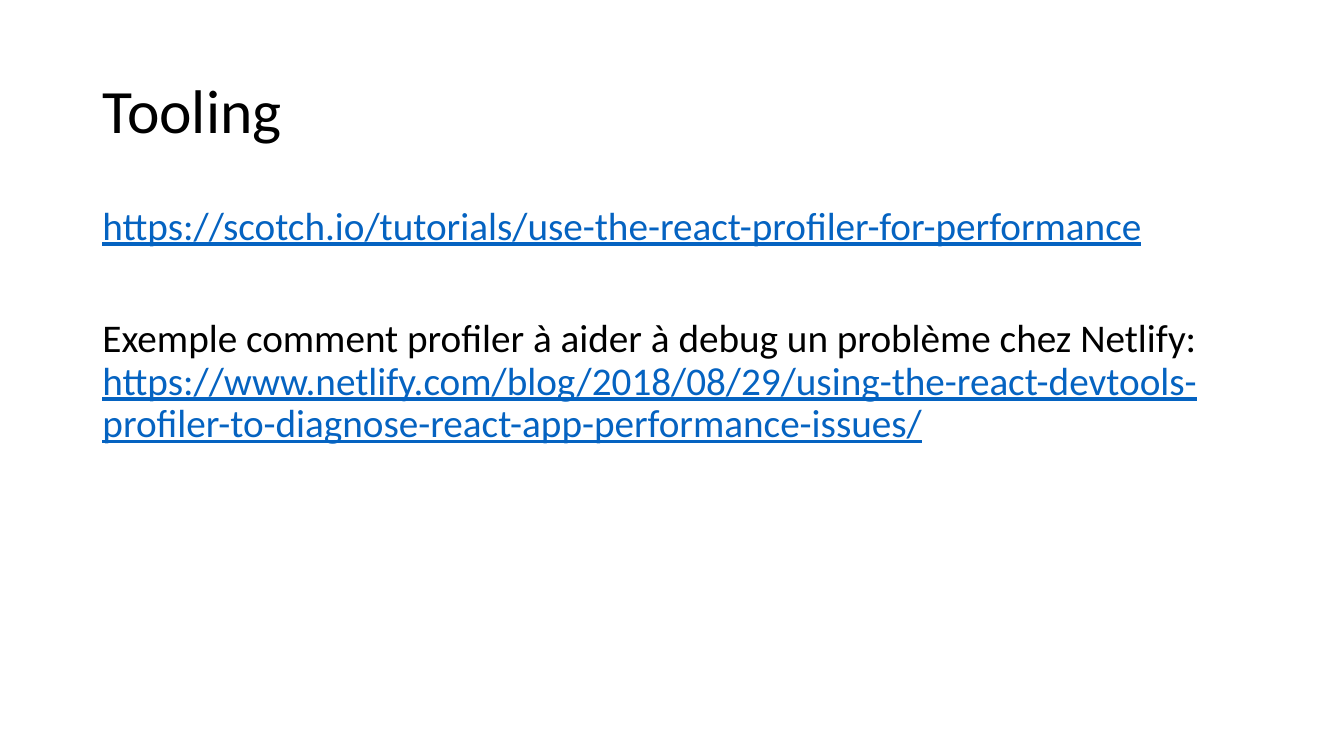
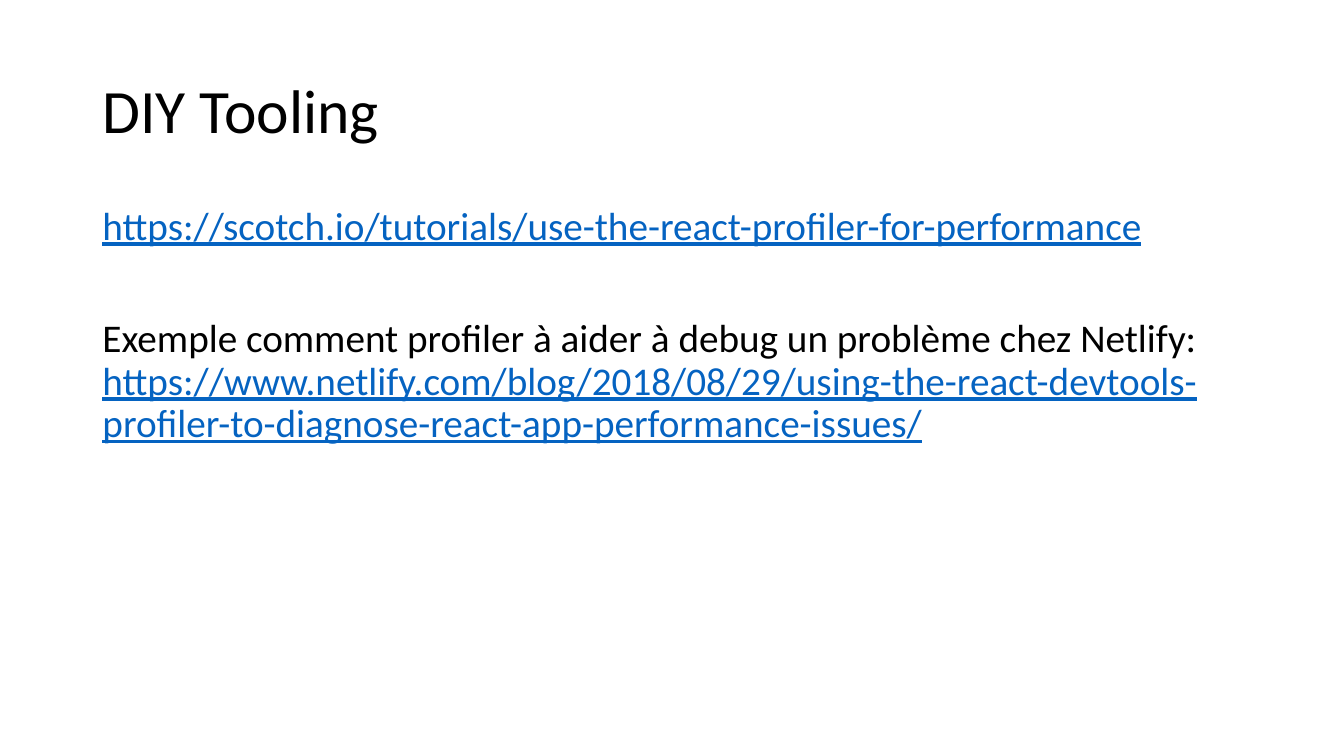
Before and after one commit to samuelgaudreau/formation-front-end-3, a slide deck: slide 35 of part-2/React-Perfo.pptx (slide 23 before the commit). Drawn at 1344x756 pixels with LibreOffice and Linux fonts; fonts in the diff are those of the drawing. Boxes give left, top, right and bottom in pixels: in the first picture for what was removed or moved away, otherwise in the second. Text is boxed around its words. In the diff, an @@ line names an element or a change of style, - is before the commit and + after.

```diff
--- a/part-2/React-Perfo.pptx
+++ b/part-2/React-Perfo.pptx
@@ title at (x1=102, y1=90, x2=379, y2=144): text changed @@
-Tooling
+DIY Tooling
```
Also in this commit, not shown: 10 other slides changed, 13 slides added, 1 slide removed, 10 other files.
